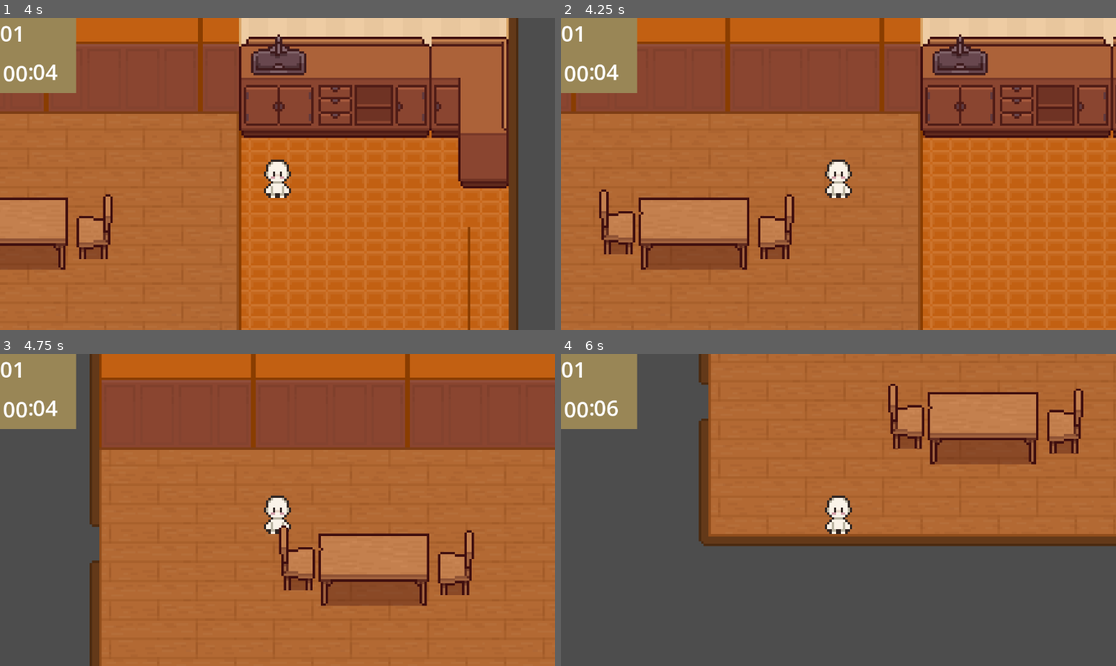
Above: before the commit, frames 1-4 (two rows, left to right).
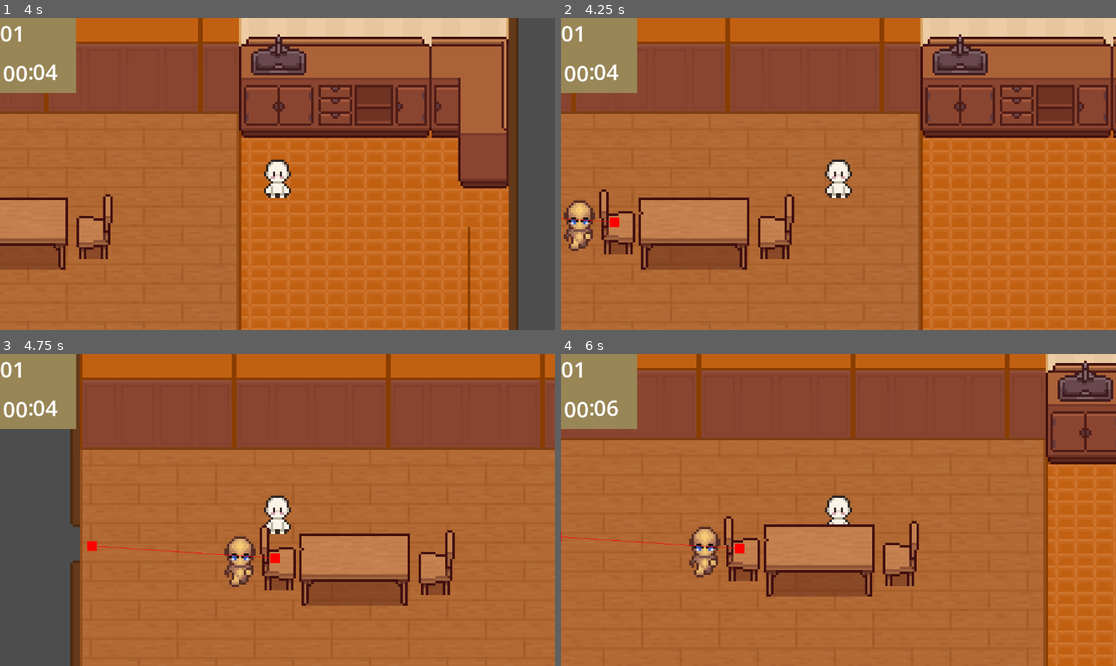
Above: after the commit, the same moments.

Repository: Jose-Prince/UVG-Tesis-Game
Game: Godot game, scene res://Scenes/café_place.tscn
Same seed, same stepped clock (60 frames per second), same inputs: the game is played once before the commit and once after it. This scene is started directly instead of the project's main scene.
Inputs (mouse positions are in pixels of both pictures, inside the frame that each line leads up to):
- Up to frame 1 (4 s): tap Enter at 0.5, 3.5 s; move the mouse to (399, 158) at 0.52 s; hold D (right) 0.53-1.28 s; click (399, 158) at 0.67 s; move the mouse to (166, 189) at 1.27 s; hold S (down) 1.28-2.03 s; move the mouse to (333, 105) at 2.02 s; hold D (right) 2.03-2.78 s; tap Space at 2.75 s; move the mouse to (249, 236) at 2.77 s; hold W (up) 2.78-3.53 s; click (249, 236) at 2.92 s; move the mouse to (444, 220) at 3.52 s; hold A (left) from 3.53 s (still down)
- Up to frame 2 (4.25 s): keep holding A (left)
- Up to frame 3 (4.75 s): keep holding A (left); move the mouse to (111, 463) at 4.27 s
- Up to frame 4 (6 s): move the mouse to (866, 510) at 5.02 s; release A (left) at 5.03 s; hold S (down) 5.03-5.78 s; click (866, 510) at 5.17 s; tap Space at 5.75 s; move the mouse to (755, 432) at 5.77 s; hold D (right) from 5.78 s (still down)

Frame 1 is identical in both runs. In frame 2, 0.8% of the frame differs, in the area x 0-11%, y 58-75%; in frame 3, 11%; in frame 4, 79%, in the area x 0-100%, y 0-100%.

Commit message:
Feat: obstacles in café

Diff:
--- a/Prefabs/chair.tscn
+++ b/Prefabs/chair.tscn
@@ -10,7 +10,7 @@
 [sub_resource type="RectangleShape2D" id="RectangleShape2D_avq0k"]
 size = Vector2(13, 15)
 
-[node name="Chair" type="StaticBody2D" unique_id=1594550986]
+[node name="Chair" type="StaticBody2D" unique_id=1594550986 groups=["chair"]]
 script = ExtResource("1_r2gyq")
 
 [node name="Sprite2D" type="Sprite2D" parent="." unique_id=169816347]
--- a/Prefabs/table.tscn
+++ b/Prefabs/table.tscn
@@ -30,4 +30,8 @@
 shape = SubResource("RectangleShape2D_sawk4")
 debug_color = Color(0.94935995, 5.390644e-06, 0.57624334, 0.41960785)
 
+[node name="NavigationObstacle2D" type="NavigationObstacle2D" parent="." unique_id=1020624744]
+vertices = PackedVector2Array(-23, -15, -23, 15, 23, 15, 23, -15)
+affect_navigation_mesh = true
+
 [connection signal="body_entered" from="DetectionArea" to="." method="_on_detection_area_body_entered"]
--- a/Scenes/café_place.tscn
+++ b/Scenes/café_place.tscn
@@ -708,8 +708,8 @@
 script = ExtResource("2_eqbnc")
 
 [sub_resource type="NavigationPolygon" id="NavigationPolygon_r1i3y"]
-vertices = PackedVector2Array(374.89844, 268.95313, 175, 268.03906, 175, 184, 374.09375, 184)
-polygons = Array[PackedInt32Array]([PackedInt32Array(0, 1, 2, 3)])
+vertices = PackedVector2Array(323, 252, 374.89844, 269, 174.10156, 269, 257, 252, 374.09375, 184, 323, 202, 174.90625, 184, 257, 202)
+polygons = Array[PackedInt32Array]([PackedInt32Array(0, 1, 2, 3), PackedInt32Array(4, 1, 0, 5), PackedInt32Array(6, 4, 5, 7), PackedInt32Array(3, 2, 6, 7)])
 outlines = Array[PackedVector2Array]([PackedVector2Array(165, 174, 384, 174, 385, 279, 164, 279)])
 
 [node name="Playground" type="Node2D" unique_id=154525860]
@@ -740,9 +740,6 @@
 [node name="Player" parent="." unique_id=1461023337 instance=ExtResource("5_npy7o")]
 position = Vector2(293, 198)
 
-[node name="Table" parent="." unique_id=639487740 instance=ExtResource("9_4hpb6")]
-position = Vector2(290, 227)
-
 [node name="Chair" parent="." unique_id=1594550986 instance=ExtResource("9_r1i3y")]
 position = Vector2(258, 222)
 
@@ -756,6 +753,11 @@
 [node name="NavigationRegion2D" type="NavigationRegion2D" parent="." unique_id=715499096]
 navigation_polygon = SubResource("NavigationPolygon_r1i3y")
 
+[node name="Table" parent="NavigationRegion2D" unique_id=639487740 instance=ExtResource("9_4hpb6")]
+position = Vector2(290, 227)
+
 [node name="Timer" type="Timer" parent="." unique_id=1533332950]
+autostart = true
 
 [connection signal="updated" from="TimeSystem" to="CanvasLayer/TimeGui" method="_on_time_system_updated"]
+[connection signal="timeout" from="Timer" to="." method="_on_timer_timeout"]
Not shown: 1 places in Scenes/café_place.tscn that only renumber resources
